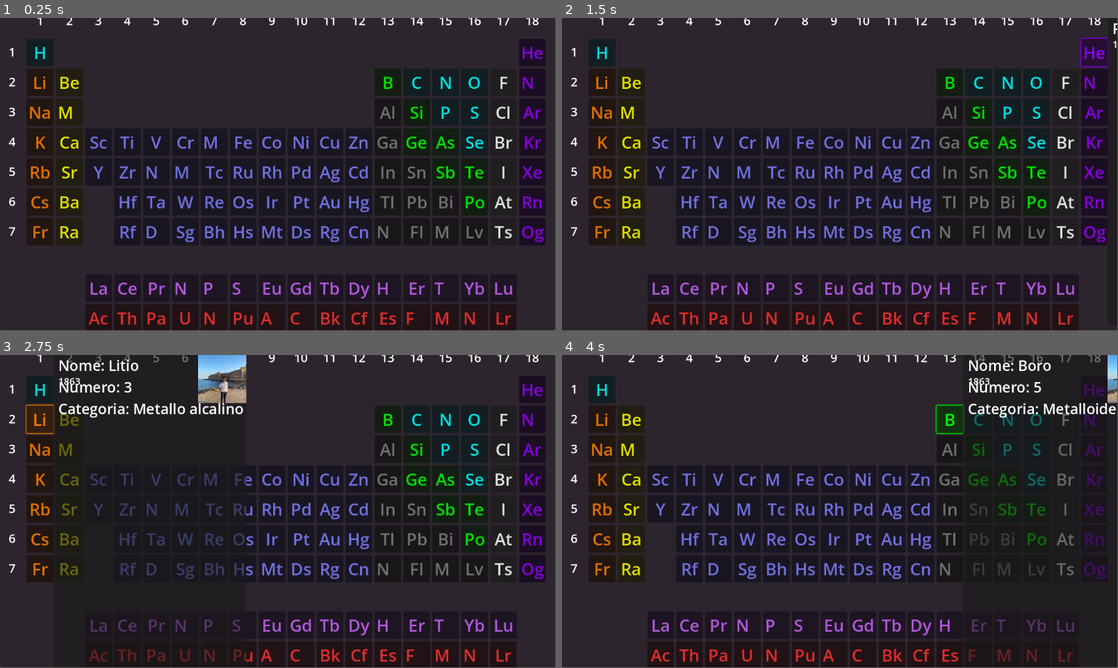
Above: before the commit, frames 1-4 (two rows, left to right).
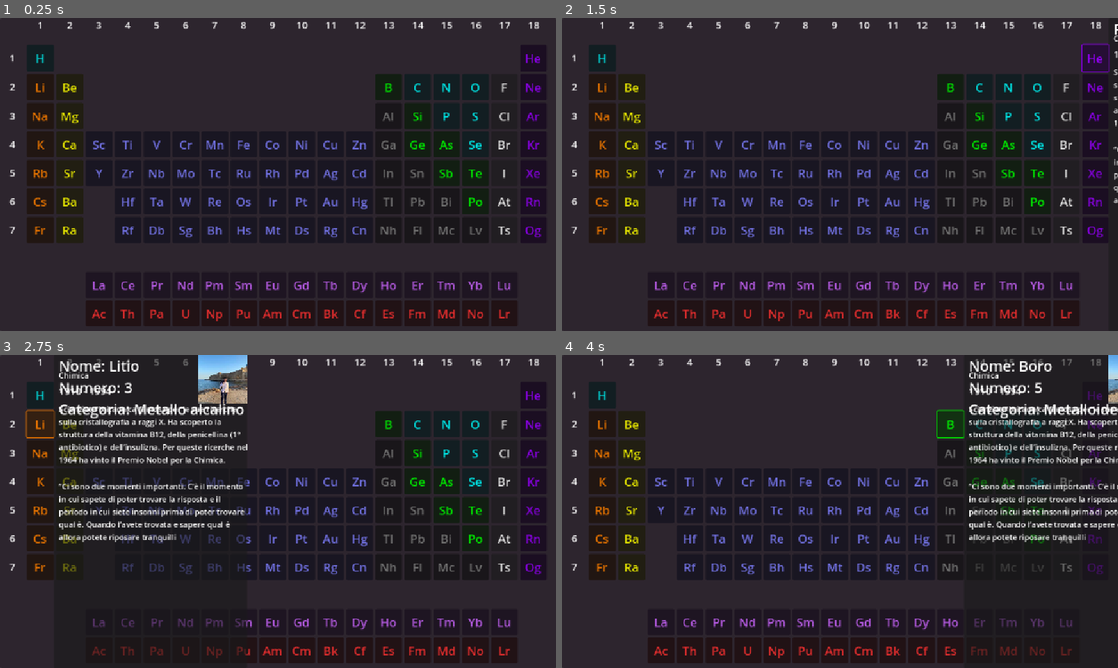
Above: after the commit, the same moments.

Repository: Fs1ooz/project_tavolaperiodica_stemalfemminile
Game: Godot game, scene res://Main/main.tscn
Two runs of this game, one before a commit and one after it. Both use one fixed random seed, a clock stepped at 60 frames per second and the inputs below.
Inputs:
- Up to frame 1 (0.25 s): no input
- Up to frame 2 (1.5 s): click "H" at 0.5 s; click "He" at 1.25 s
- Up to frame 3 (2.75 s): click "Li" at 2 s
- Up to frame 4 (4 s): click "Be" at 2.75 s; click "B" at 3.5 s
In our replay, the window is 799x449 before the commit and 800x450 after it. These sizes can differ from the game's own. Grey fills any space a smaller window leaves; there, only what the larger window draws over its background counts as a difference.

The runs differ from the first frame. In frame 1, 12% of the frame differs, in the area x 0-100%, y 0-100%; in frame 2, 13%; in frame 3, 16%; in frame 4, 14%.
Error after the commit: Invalid access to property or key 'profession' on a base object of type 'Dictionary'. (res://Main/main.gd:306)

Commit message:
kksajdjsa

Diff:
--- a/Main/main.gd
+++ b/Main/main.gd
@@ -5,8 +5,11 @@
 @export var label: Label
 @export var popup_margin: MarginContainer
 @export var popup_panel: Panel
-@export var popup_label: Label
-@export var popup_date_label: Label
+@export var popup_name_label: Label
+@export var popup_profession_label: Label
+@export var popup_year_label: Label
+@export var popup_description_label: Label
+@export var popup_quote_label: Label
 @export var popup_image: TextureRect
 @onready var screen_size = get_viewport_rect().size
 var periods: int = 7+3
@@ -18,7 +21,9 @@
 var elements: Dictionary = {
 	# Periodo 1
 	"H":  {"name": "Idrogeno", "number": 1, "category": "Non metallo", "group": 1, "period": 1,
-	 "scientist_name": "Hodgkin Dorothy", "image": "res://Images/images.jpeg", "description": "un giorno pisilla", "year": "1910 - 1994"},
+	"image": "res://Images/Hodgin Dorothy.jpg",
+	"scientist_name": "Hodgkin Dorothy", "year": "1910 - 1994","profession": "Chimica",
+	"description": "Scienziate britannica famosa per le sue ricerche sulla cristallografia a raggi X. Ha scoperto la struttura della vitamina B12, della penicellina (1° antibiotico) e dell’insulizna. Per queste ricerche nel 1964 ha vinto il Premio Nobel per la Chimica. ","quote": "“Ci sono due momenti importanti. C’è il momento in cui sapete di poter trovare la risposta e il periodo in cui siete insonni prima di poter trovare qual è. Quando l’avete trovata e sapere qual è allora potete riposare tranquilli"},
 
 	"He": {"name": "Elio", "number": 2, "category": "Gas nobile", "group": 18, "period": 1,
 	"scientist_name": "Pisix", "image": "res://Images/images.jpeg", "description": "un giorno pisilla", "year": "1863"},
@@ -217,11 +222,10 @@
 	for i in range(groups):
 		var group_label = Label.new()
 		group_label.text = str(i + 1)
-		group_label.add_theme_font_size_override("font_size", 20)
 		group_label.custom_minimum_size = Vector2(btn_size, btn_size)
 		group_label.horizontal_alignment = HORIZONTAL_ALIGNMENT_CENTER
 		grid_container.add_child(group_label)
-		group_label.add_theme_font_size_override("font_size", group_label.size.x * 0.5)
+		group_label.add_theme_font_size_override("font_size",20)
 	# Inizializziamo la tabella solo con spazi vuoti
 	var table_layout := []
 	for _i in range(periods):  # 7 periodi
@@ -249,7 +253,7 @@
 			period_label.horizontal_alignment = HORIZONTAL_ALIGNMENT_CENTER
 			period_label.vertical_alignment = VERTICAL_ALIGNMENT_CENTER
 		grid_container.add_child(period_label)
-		period_label.add_theme_font_size_override("font_size", period_label.size.y * 0.5)
+		period_label.add_theme_font_size_override("font_size",20)
 		# Aggiungiamo gli elementi della riga
 		for symbol in table_layout[i]:
 			if symbol == null:
@@ -267,7 +271,7 @@
 				btn.size_flags_horizontal = Control.SIZE_EXPAND_FILL
 				btn.size_flags_vertical = Control.SIZE_EXPAND_FILL
 				grid_container.add_child(btn)
-				btn.add_theme_font_size_override("font_size", btn.size.y * 0.7)
+				btn.add_theme_font_size_override("font_size", 25)
 				var element = elements[symbol]
 				if "category" in element and element["category"] in category_colors:
 					btn.modulate = category_colors[element["category"]]
@@ -277,7 +281,7 @@
 		return
 	var element = elements[symbol]
 	# Imposta il testo
-	popup_label.text = "Nome: %s\nNumero: %d\nCategoria: %s" % [
+	popup_name_label.text = "Nome: %s\nNumero: %d\nCategoria: %s" % [
 		element["name"], element["number"], element["category"]
 	]
 	# Carica l'immagine se disponibile
@@ -298,12 +302,18 @@
 	popup_margin.set_position(popup_pos)
 	# Mostra il popup
 	if "scientist_name" in element:
-		popup_label.text = element["scientist_name"]
-		popup_date_label.text = element["year"]
-		popup_label.position = Vector2(10,0)
-		popup_date_label.position = Vector2(10,40)
-		popup_label.add_theme_font_size_override("font_size", 30)
-		popup_date_label.add_theme_font_size_override("font_size", 20)
+		popup_name_label.text = element["scientist_name"]
+		popup_profession_label.text = element["profession"]
+		popup_year_label.text = element["year"]
+		popup_description_label.text = element["description"]
+		popup_quote_label.text = element["quote"]
+		popup_name_label.position = Vector2(10,0)
+		popup_profession_label.position = Vector2(10,30)
+		popup_year_label.position = Vector2(10,60)
+		popup_description_label.position = Vector2(10,100)
+		popup_quote_label.position = Vector2(10,260)
+		popup_name_label.add_theme_font_size_override("font_size", 30)
+		popup_year_label.add_theme_font_size_override("font_size", 20)
 	can_press = false
 	popup_animation()
 	await get_tree().create_timer(0.3).timeout
--- a/Main/main.tscn
+++ b/Main/main.tscn
@@ -2,7 +2,7 @@
 
 [ext_resource type="Script" uid="uid://cmwid6f6rrqru" path="res://Main/main.gd" id="1_yh5la"]
 
-[node name="Main" type="Control" node_paths=PackedStringArray("grid_container", "panel", "label", "popup_margin", "popup_panel", "popup_label", "popup_date_label", "popup_image")]
+[node name="Main" type="Control" node_paths=PackedStringArray("grid_container", "panel", "label", "popup_margin", "popup_panel", "popup_name_label", "popup_profession_label", "popup_year_label", "popup_description_label", "popup_quote_label", "popup_image")]
 layout_mode = 3
 anchors_preset = 15
 anchor_right = 1.0
@@ -15,8 +15,11 @@
 label = NodePath("PeriodicTableLayer/Label")
 popup_margin = NodePath("PopupLayer/PopupMargin")
 popup_panel = NodePath("PopupLayer/PopupMargin")
-popup_label = NodePath("PopupLayer/PopupMargin/PopupPanel/PopupLabel")
-popup_date_label = NodePath("PopupLayer/PopupMargin/PopupPanel/PopupDateLabel")
+popup_name_label = NodePath("PopupLayer/PopupMargin/PopupPanel/PopupNameLabel")
+popup_profession_label = NodePath("PopupLayer/PopupMargin/PopupPanel/PopupProfessionLabel")
+popup_year_label = NodePath("PopupLayer/PopupMargin/PopupPanel/PopupYearLabel")
+popup_description_label = NodePath("PopupLayer/PopupMargin/PopupPanel/PopupDescriptionLabel")
+popup_quote_label = NodePath("PopupLayer/PopupMargin/PopupPanel/PopupQuoteLabel")
 popup_image = NodePath("PopupLayer/PopupMargin/PopupPanel/TextureRect")
 metadata/_edit_use_anchors_ = true
 
@@ -71,22 +74,51 @@
 expand_mode = 1
 stretch_mode = 4
 
-[node name="PopupLabel" type="Label" parent="PopupLayer/PopupMargin/PopupPanel"]
+[node name="PopupNameLabel" type="Label" parent="PopupLayer/PopupMargin/PopupPanel"]
 layout_mode = 1
 anchors_preset = 15
 anchor_right = 1.0
 anchor_bottom = 1.0
 grow_horizontal = 2
 grow_vertical = 2
+autowrap_mode = 2
 metadata/_edit_use_anchors_ = true
 
-[node name="PopupDateLabel" type="Label" parent="PopupLayer/PopupMargin/PopupPanel"]
+[node name="PopupProfessionLabel" type="Label" parent="PopupLayer/PopupMargin/PopupPanel"]
 layout_mode = 1
 anchors_preset = 15
 anchor_right = 1.0
 anchor_bottom = 1.0
 grow_horizontal = 2
 grow_vertical = 2
+autowrap_mode = 2
+
+[node name="PopupYearLabel" type="Label" parent="PopupLayer/PopupMargin/PopupPanel"]
+layout_mode = 1
+anchors_preset = 15
+anchor_right = 1.0
+anchor_bottom = 1.0
+grow_horizontal = 2
+grow_vertical = 2
+autowrap_mode = 2
+
+[node name="PopupDescriptionLabel" type="Label" parent="PopupLayer/PopupMargin/PopupPanel"]
+layout_mode = 1
+anchors_preset = 15
+anchor_right = 1.0
+anchor_bottom = 1.0
+grow_horizontal = 2
+grow_vertical = 2
+autowrap_mode = 2
+
+[node name="PopupQuoteLabel" type="Label" parent="PopupLayer/PopupMargin/PopupPanel"]
+layout_mode = 1
+anchors_preset = 15
+anchor_right = 1.0
+anchor_bottom = 1.0
+grow_horizontal = 2
+grow_vertical = 2
+autowrap_mode = 2
 
 [node name="BackgroundLayer" type="CanvasLayer" parent="."]
 layer = 0
--- a/project.godot
+++ b/project.godot
@@ -15,6 +15,11 @@
 config/features=PackedStringArray("4.4", "GL Compatibility")
 config/icon="res://Images/icon.svg"
 
+[display]
+
+window/size/mode=3
+window/stretch/mode="canvas_items"
+
 [rendering]
 
 renderer/rendering_method="gl_compatibility"
Binary file added: Images/Hedy Lamarr.jpg
Not shown, added: Images/Hedy Lamarr.jpg.import
Binary file added: Images/Hodgin Dorothy.jpg
Not shown, added: Images/Hodgin Dorothy.jpg.import
